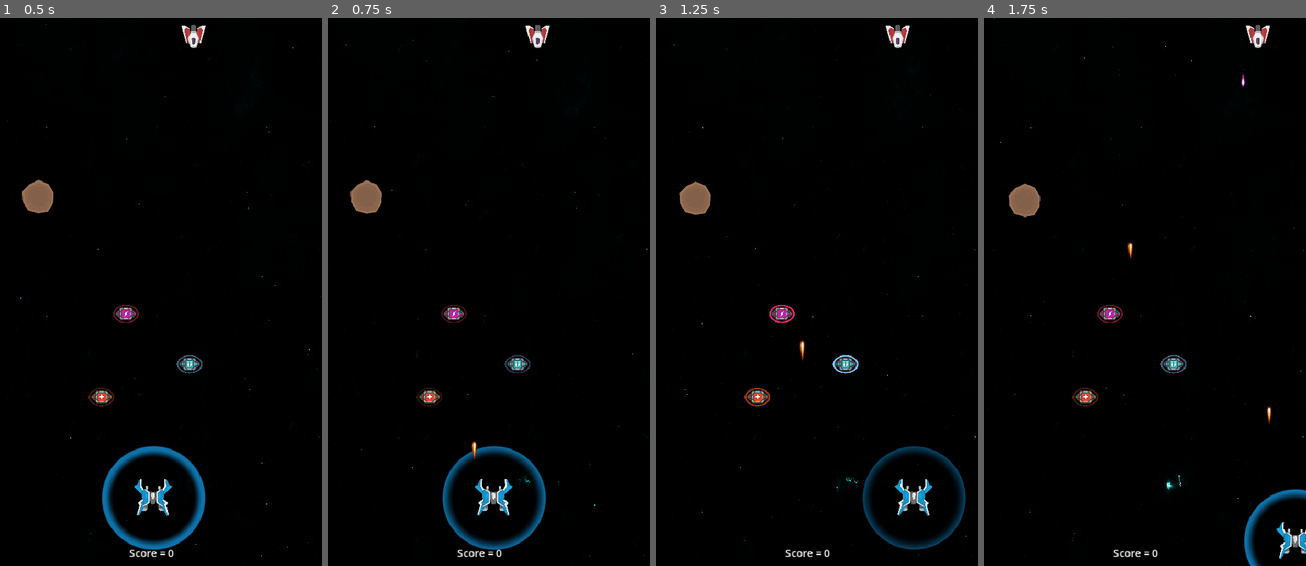
Above: before the commit, frames 1-4 (left to right).
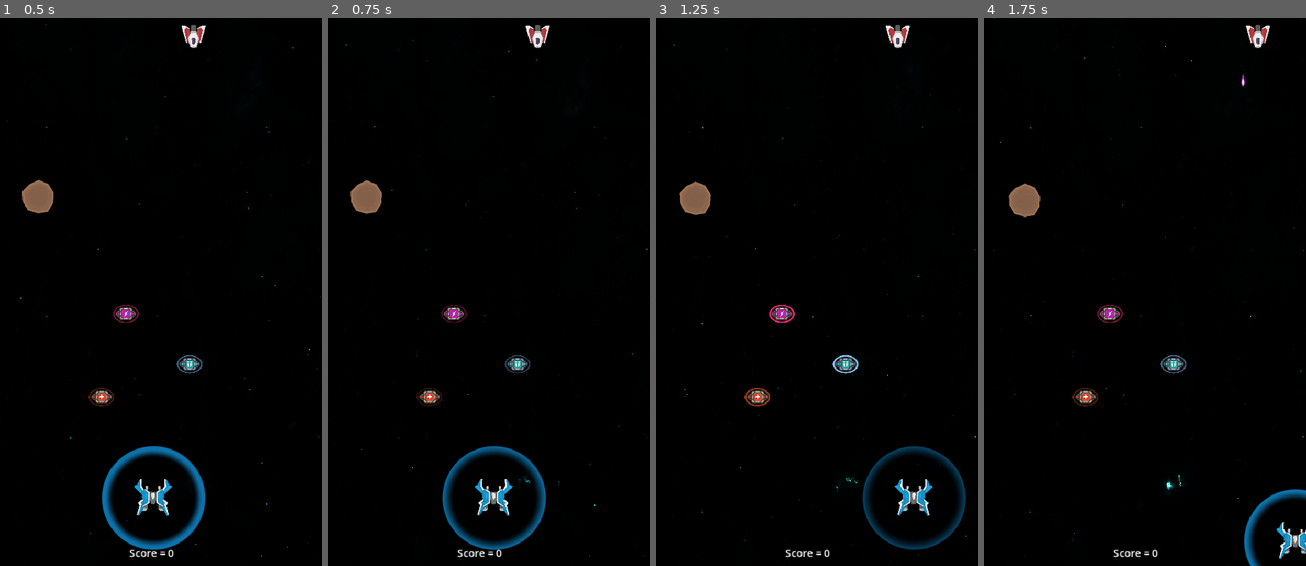
Above: after the commit, the same moments.

Repository: MauroCastro1705/Juego-motores
Game: Godot game, scene res://niveles/nivel-1.tscn
The game is run twice, just before and just after one commit, with the same random seed, the same clock (stepped at 60 frames per second) and the same inputs.
Inputs:
- Up to frame 1 (0.5 s): no input
- Up to frame 2 (0.75 s): hold Right (derecha) from 0.53 s (still down); hold Space (disparar) from 0.53 s (still down)
- Up to frame 3 (1.25 s): keep holding Right (derecha); keep holding Space (disparar)
- Up to frame 4 (1.75 s): release Right (derecha) at 1.28 s; release Space (disparar) at 1.28 s; hold S (abajo) from 1.28 s (still down); tap Space (disparar) at 1.35 s

Frame 1 is identical in both runs. In frame 2, less than 0.1% of the frame differs, in the area x 44-47%, y 77-81%; in frame 3, less than 0.1%; in frame 4, less than 0.1%, in the area x 44-90%, y 41-74%.

Commit message:
max energy mode

Diff:
--- a/jugador/jugador.gd
+++ b/jugador/jugador.gd
@@ -6,9 +6,23 @@
 @export var vida_player:int = 3
 @export var vida_escudo:int = 1
 
+#armas
 @onready var cañon1 = $Marker2D #para instanciar balas
 @onready var cañon2 = $Marker2D2
 var usar_cañon1 := true
+@onready var fire_rate_timer = $fire_rate
+var disparando := false
+@onready var energy_timer = $max_energy_timer
+
+var fire_rate_normal = 0.8
+var fire_rate_max_energy = 0.4
+
+#max energy mode
+@onready var max_energy_bar = $max_energy_bar
+var se_entro_en_max_energy_mode:bool = false
+@onready var max_energy_label = $energy_label
+
+
 @onready var timer_escudo = $Timer_escudo
 @onready var area_escudo = $escudo
 var tiempo_recarga_escudo:float = 5.0
@@ -21,6 +35,9 @@
 	_set_barra_escudo()
 	se_desactivo_el_escudo = false
 	timer_escudo.wait_time = tiempo_recarga_escudo
+	fire_rate_timer.wait_time = fire_rate_normal
+	max_energy_bar.visible = false
+	max_energy_label.visible = false
 
 func _physics_process(delta):
 	var input_vector = Vector2.ZERO
@@ -30,9 +47,9 @@
 	_handle_disparar()
 	move_and_slide()
 	_handle_barra_escudo()
+	_handle_max_energy()
 
 func _handle_movement(input_vector, delta):
-
 	if input_vector != Vector2.ZERO:
 		# move_toward = interpola
 		velocity = velocity.move_toward(input_vector * max_speed, aceleracion * delta)
@@ -41,9 +58,17 @@
 
 ##DISPARO·····
 func _handle_disparar():
-	if Input.is_action_just_pressed("disparar"):
-		#posible logica de fire-rate
-		_disparar_balas()
+	if Input.is_action_pressed("disparar"):
+		if not disparando:
+			disparando = true
+			fire_rate_timer.start()
+	elif disparando:
+		disparando = false
+		fire_rate_timer.stop()
+
+func _on_fire_rate_timeout() -> void:
+	_disparar_balas()
+
 
 func _disparar_balas():
 	var bala = bala_player.instantiate()
@@ -113,4 +138,20 @@
 	vida_player = 3
 
 func _energy_pickup():
-	pass
+	energy_timer.start()
+	fire_rate_timer.wait_time = fire_rate_max_energy
+
+func _on_max_energy_timer_timeout() -> void:
+	fire_rate_timer.wait_time = fire_rate_normal
+	max_energy_bar.visible = false
+	energy_timer.stop()
+
+func _handle_max_energy():
+	if energy_timer.time_left > 0:
+		max_energy_bar.visible = true
+		max_energy_bar.max_value = energy_timer.wait_time
+		max_energy_bar.value = energy_timer.time_left
+		max_energy_label.visible = true
+	else:
+		max_energy_bar.visible = false
+		max_energy_label.visible = false
--- a/jugador/jugador.tscn
+++ b/jugador/jugador.tscn
@@ -15,7 +15,13 @@
 bg_color = Color(0.0980392, 0.670588, 0.772549, 1)
 
 [sub_resource type="StyleBoxFlat" id="StyleBoxFlat_a407c"]
-bg_color = Color(0.0898552, 0.0295215, 0.0467199, 1)
+bg_color = Color(0.052275, 0.000501269, 0.00695695, 1)
+
+[sub_resource type="StyleBoxFlat" id="StyleBoxFlat_vu2ya"]
+bg_color = Color(0.0881845, 0.000137865, 0.0296252, 1)
+
+[sub_resource type="StyleBoxFlat" id="StyleBoxFlat_xreb1"]
+bg_color = Color(0.636841, 0.0458966, 0.24097, 1)
 
 [node name="Jugador" type="CharacterBody2D" groups=["jugador"]]
 rotation = -3.13306
@@ -67,5 +73,35 @@
 theme_override_styles/fill = SubResource("StyleBoxFlat_a407c")
 show_percentage = false
 
+[node name="fire_rate" type="Timer" parent="."]
+wait_time = 0.3
+
+[node name="max_energy_timer" type="Timer" parent="."]
+wait_time = 15.0
+
+[node name="max_energy_bar" type="ProgressBar" parent="."]
+offset_left = -51.4504
+offset_top = -52.5629
+offset_right = 51.5496
+offset_bottom = -45.5629
+rotation = 3.13287
+scale = Vector2(0.6, 0.6)
+pivot_offset = Vector2(51.1234, 3.89404)
+theme_override_styles/background = SubResource("StyleBoxFlat_vu2ya")
+theme_override_styles/fill = SubResource("StyleBoxFlat_xreb1")
+show_percentage = false
+
+[node name="energy_label" type="Label" parent="."]
+offset_left = 48.5204
+offset_top = -56.4161
+offset_right = 541.52
+offset_bottom = 12.5839
+rotation = 3.13287
+scale = Vector2(0.2, 0.2)
+theme_override_font_sizes/font_size = 50
+text = "MAX ENERGY MODE!"
+
 [connection signal="timeout" from="Timer_escudo" to="." method="_on_timer_timeout"]
 [connection signal="area_entered" from="escudo" to="." method="_on_escudo_area_entered"]
+[connection signal="timeout" from="fire_rate" to="." method="_on_fire_rate_timeout"]
+[connection signal="timeout" from="max_energy_timer" to="." method="_on_max_energy_timer_timeout"]
Not shown: 1 places in jugador/jugador.tscn that only renumber resources
